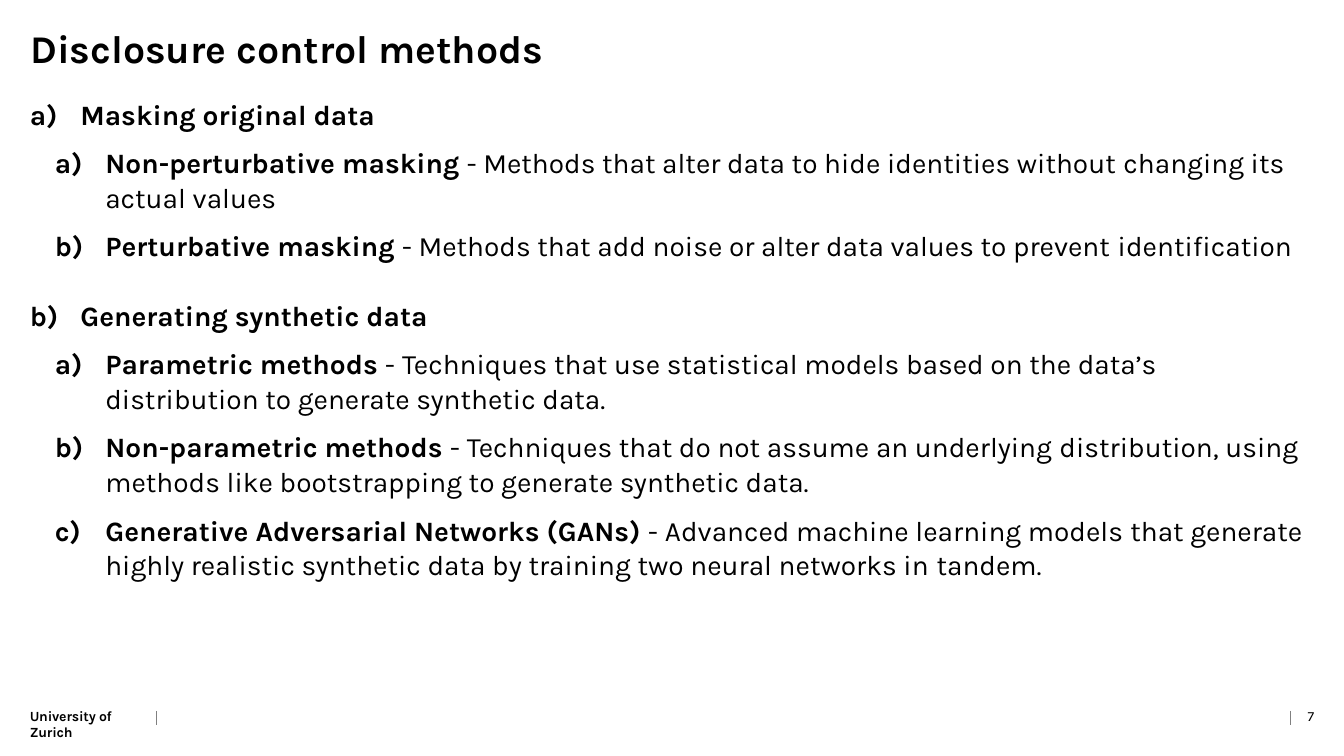
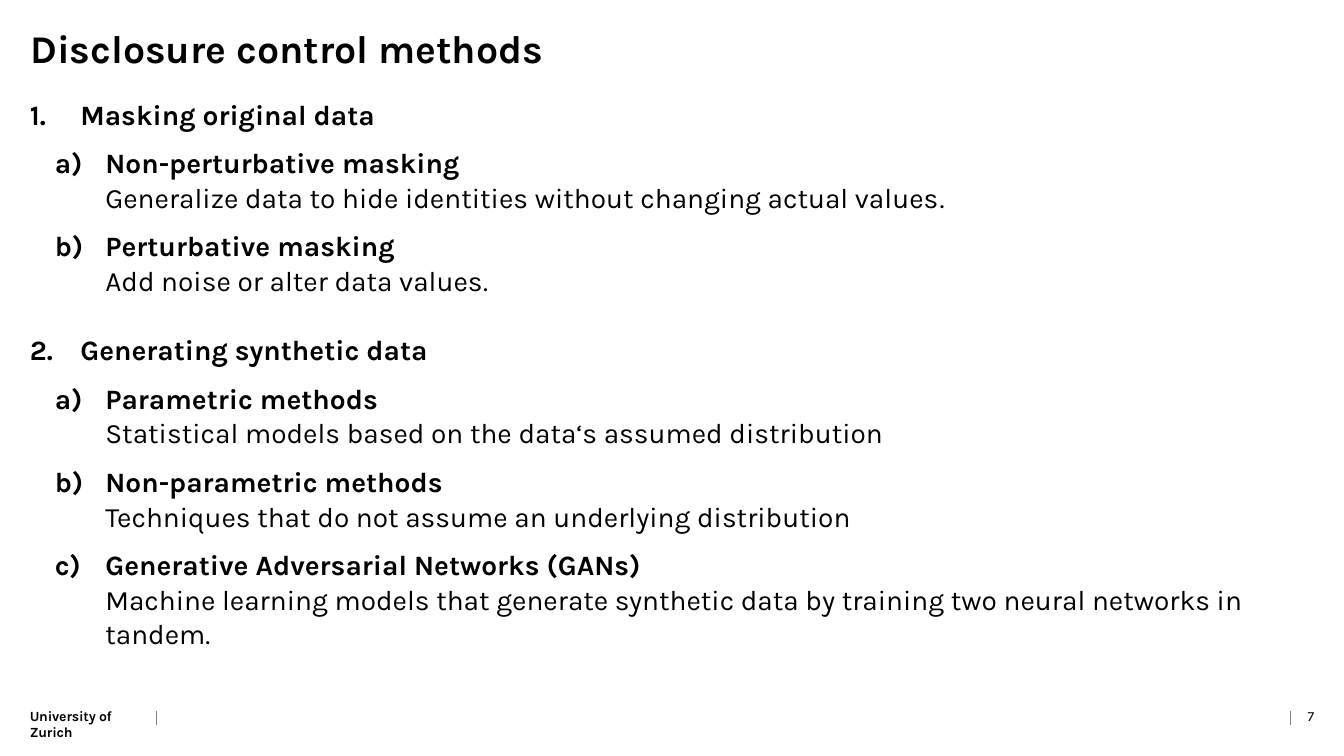
Before and after one commit to Kyoshido/2024_11-Python-project-Data-anonymization, a slide deck: slide 7 of Presentation/Presentation.pptx. Drawn at 1344x756 pixels with LibreOffice and Linux fonts; fonts in the diff are those of the drawing. Boxes give left, top, right and bottom in pixels: in the first picture for what was removed or moved away, otherwise in the second. Text is boxed around its words. In the diff, an @@ line names an element or a change of style, - is before the commit and + after.

```diff
--- a/Presentation/Presentation.pptx
+++ b/Presentation/Presentation.pptx
@@ text at (x1=80, y1=105, x2=427, y2=367): bullet a) to 1. @@
@@ text at (x1=105, y1=153, x2=945, y2=292): text changed @@
-  a) Non-perturbative masking - Methods that alter data to hide identities without changing its actual values
-  b) Perturbative masking - Methods that add noise or alter data values to prevent identification
+  a) Non-perturbative masking
+     Generalize data to hide identities without changing actual values.
+  b) Perturbative masking
+     Add noise or alter data values.
@@ text at (x1=105, y1=389, x2=1242, y2=645): text changed @@
-  a) Parametric methods - Techniques that use statistical models based on the data’s distribution to generate synthetic data.
-  b) Non-parametric methods - Techniques that do not assume an underlying distribution, using methods like bootstrapping to generate synthetic data.
-  c) Generative Adversarial Networks (GANs) - Advanced machine learning models that generate highly realistic synthetic data by training two neural networks in tandem.
+  a) Parametric methods
+     Statistical models based on the data‘s assumed distribution
+  b) Non-parametric methods
+     Techniques that do not assume an underlying distribution
+  c) Generative Adversarial Networks (GANs)
+     Machine learning models that generate synthetic data by training two neural networks in tandem.
```
Also in this commit, not shown: 6 other slides changed, 1 slide added, 1 slide removed, 2 other files.
